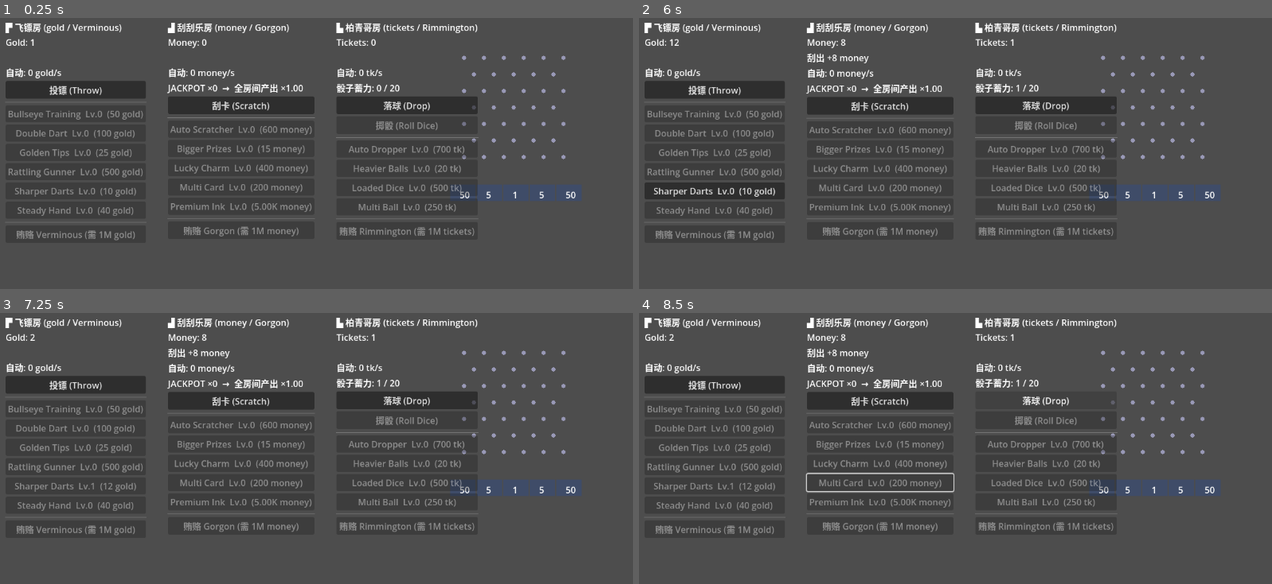
Above: before the commit, frames 1-4 (two rows, left to right).
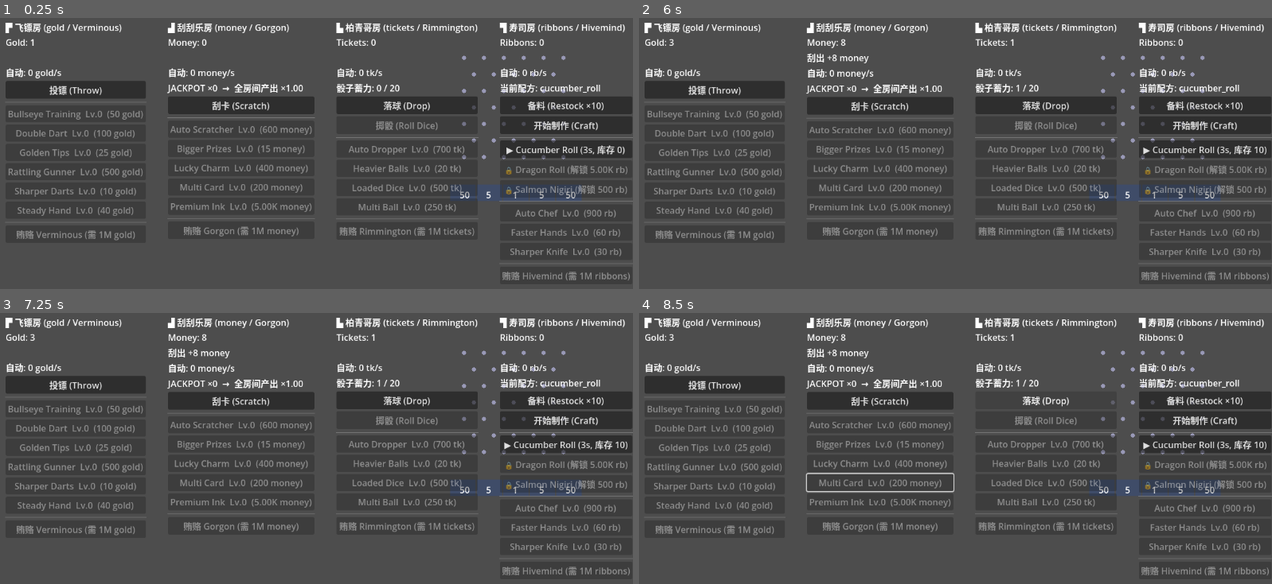
Above: after the commit, the same moments.

Repository: bearluo/godot-core-kit
Game: Godot game, scene res://examples/fortune-mill/scenes/world.tscn
Two runs of this game, one before a commit and one after it. Both use one fixed random seed, a clock stepped at 60 frames per second and the inputs below.
Inputs (mouse positions are in pixels of both pictures, inside the frame that each line leads up to):
- Up to frame 1 (0.25 s): no input
- Up to frame 2 (6 s): click "投镖 (Throw)" (after the commit: "开始制作 (Craft)") at 0.5 s; click "投镖 (Throw)" (after the commit: "开始制作 (Craft)") at 1.25 s; click "投镖 (Throw)" at 2 s; click "刮卡 (Scratch)" at 2.75 s; click "落球 (Drop)" at 3.5 s; click "投镖 (Throw)" (after the commit: "备料 (Restock ×10)") at 4.25 s; click "投镖 (Throw)" (after the commit: "▶ Cucumber Roll (3s, 库存 10)") at 5 s; tap Enter (ui_accept) at 5.75 s; move the mouse to (1094, 172) at 5.77 s; hold Up from 5.78 s (still down); tap Space at 5.85 s; click (1094, 172) at 5.92 s
- Up to frame 3 (7.25 s): tap Enter (ui_accept) at 6.02 s; release Up at 6.5 s; click (75, 486) at 6.5 s, where only the run before the commit has a clickable "Sharper Darts Lv.0 (10 gold)"
- Up to frame 4 (8.5 s): tap Enter (ui_accept) at 7.25, 8 s; drag from (828, 502) to (1101, 489) at 7.27 s; move the mouse to (1018, 407) at 8.02 s; hold Up from 8.03 s (still down); tap F at 8.1 s

The runs differ from the first frame. In frame 1, 5.7% of the frame differs, in the area x 78-100%, y 1-97%; in frame 2, 5.9%, in the area x 2-100%, y 1-97%; in frame 3, 5.7%; in frame 4, 5.7%.

Commit message:
feat(fortune-mill): FortuneMill 装配寿司房 + world 四列 UI + FORTUNE_SMOKE 扩 P3 达成 4 房可通关
- FortuneMill:加 ribbons Currency + sushi 房(共享 modifiers → 解锁配方即注册跨房开关);
  _ready 加载 sushi_recipe/sushi_upgrade 目录;tick 调 sushi.update(手动 craft 计时)+ sushi.produce
  (自动厨师);命令 select/unlock_sushi_recipe、restock_sushi(_all)、start_craft、buy_sushi_upgrade、
  bribe_hivemind;settle_offline 四房(offline_report 加 sushi);存档加 ribbons+sushi。
  bus 加 fortune:ribbons_changed / recipe_unlocked。
- world:第 4 列寿司 UI(配方选中/解锁、备料、开始制作、制作进度、升级、贿赂 Hivemind);
  订阅 ribbons_changed/recipe_unlocked;_refresh 刷寿司列;离线横幅加寿司行。
- FORTUNE_SMOKE 扩 P3-寿司闭环:制作 dogfood(补货→开工→tick 完成→食材扣减)+ 解锁 dragon
  规则开关跨房(飞镖率精确 ×2)+ 自动厨师爬 1M 贿赂 Hivemind + 四房离线。
  PASS craft=true switch_boost=2.00x hivemind=true ribbons=1.04M;run_all 29 测 FAILS=0。
- docs/README:补齐寿司房 + 三类协同对照(JACKPOT/DICE 走 global_mul,SUSHI 走别房专属 target 规则开关)。

达成 spec §9 P3「4 房可通关」。全部留 example/fortune-mill 分支,不并 main。

Co-Authored-By: Claude Opus 4.8 (1M context) <noreply@anthropic.com>

Diff:
--- a/examples/fortune-mill/scenes/world.gd
+++ b/examples/fortune-mill/scenes/world.gd
@@ -29,6 +29,14 @@
 var _pachinko_upgrade_buttons: Dictionary = {}
 var _rimmington_button: Button
 var _pachinko_board: Node2D
+# 寿司房
+var _ribbons_label: Label
+var _sushi_rate_label: Label
+var _sushi_status: Label
+var _craft_label: Label
+var _sushi_recipe_buttons: Dictionary = {}
+var _sushi_upgrade_buttons: Dictionary = {}
+var _hivemind_button: Button
 
 
 func _ready() -> void:
@@ -39,9 +47,11 @@
 	CoreKit.bus.subscribe("fortune:currency_changed", _on_dirty)
 	CoreKit.bus.subscribe("fortune:money_changed", _on_dirty)
 	CoreKit.bus.subscribe("fortune:tickets_changed", _on_dirty)
+	CoreKit.bus.subscribe("fortune:ribbons_changed", _on_dirty)
 	CoreKit.bus.subscribe("fortune:upgrade_purchased", _on_dirty)
 	CoreKit.bus.subscribe("fortune:jackpot_hit", _on_jackpot)
 	CoreKit.bus.subscribe("fortune:dice_rolled", _on_dirty)
+	CoreKit.bus.subscribe("fortune:recipe_unlocked", _on_dirty)
 	CoreKit.bus.subscribe("fortune:room_cleared", _on_cleared)
 	_refresh()
 	_maybe_show_offline()
@@ -56,9 +66,11 @@
 	fm.currency.set_amount(1.0)
 	fm.money.set_amount(0.0)
 	fm.tickets.set_amount(0.0)
+	fm.ribbons.set_amount(0.0)
 	fm.darts.from_dict({})
 	fm.lotto.from_dict({})
 	fm.pachinko.from_dict({})
+	fm.sushi.from_dict({})
 	CoreKit.saves.delete_slot(fm.SAVE_SLOT)
 
 	# --- P0:飞镖房手动爬到 1M 贿赂 Verminous ---
@@ -122,16 +134,45 @@
 	var rep3: Dictionary = fm.settle_offline(t3 - 3600.0, t3)
 	var off3_ok: bool = float((rep3.get("pachinko", {}) as Dictionary).get("earned", 0.0)) > 0.0
 
+	# --- P3:寿司制作(dogfood KitInventory)+ 解锁式开关跨房 + Hivemind 过关 ---
+	fm.restock_sushi(&"rice", 20)
+	fm.select_sushi_recipe(&"cucumber_roll")
+	var rib_before_craft: float = fm.ribbons.get_amount()
+	var rice_before: int = fm.sushi.ingredient_count(&"rice")
+	var craft_started: bool = fm.start_craft()
+	fm.tick(10.0)   # 推进 ≥ craft_time,tick 内 sushi.update 完成一份寿司
+	var craft_ok: bool = craft_started and fm.ribbons.get_amount() > rib_before_craft and fm.sushi.ingredient_count(&"rice") < rice_before
+	# 解锁式开关协同:解锁 dragon_roll → 飞镖投速 ×2(飞镖此时已有自动投,throws_per_sec>0)
+	var darts_pre_switch: float = fm.darts.auto_gold_rate()
+	fm.ribbons.add(6000.0)
+	var recipe_unlocked: bool = fm.unlock_sushi_recipe(&"dragon_roll")
+	var darts_post_switch: float = fm.darts.auto_gold_rate()
+	var switch_cross_ok: bool = recipe_unlocked and darts_pre_switch > 0.0 and absf(darts_post_switch - darts_pre_switch * 2.0) < 0.01
+	# 自动厨师爬到 1M ribbons 贿赂 Hivemind
+	fm.select_sushi_recipe(&"dragon_roll")
+	fm.ribbons.add(2000.0)
+	fm.buy_sushi_upgrade(&"auto_chef")
+	var sskip := 0
+	while not fm.can_bribe_hivemind() and sskip < 200000:
+		fm.tick(3600.0)
+		sskip += 1
+	var hivemind_ok: bool = fm.can_bribe_hivemind() and fm.bribe_hivemind() and fm.sushi.is_cleared()
+	var t4: float = Time.get_unix_time_from_system()
+	var rep4: Dictionary = fm.settle_offline(t4 - 3600.0, t4)
+	var off4_ok: bool = float((rep4.get("sushi", {}) as Dictionary).get("earned", 0.0)) > 0.0
+
+	var switch_boost := (darts_post_switch / darts_pre_switch) if darts_pre_switch > 0.0 else 0.0
 	var dice_boost := (darts_post_dice / darts_pre_dice) if darts_pre_dice > 0.0 else 0.0
 	var boost := (darts_rate_post / darts_rate_pre) if darts_rate_pre > 0.0 else 0.0
 	CoreKit.saves.delete_slot(fm.SAVE_SLOT)
 	var p012 := ok and auto_ok and offline_ok and crossroom_ok and gorgon_ok
 	var p3 := pach_drop_ok and dice_cross_ok and rimmington_ok and off3_ok
-	if p012 and p3:
-		print("[Fortune][SMOKE] PASS steps=%d jackpots=%d darts_boost=%.2fx gorgon=%s dice=%s dice_boost=%.2fx rimmington=%s tickets=%s" % [steps, jackpots, boost, fm.lotto.is_cleared(), dice_rolled, dice_boost, fm.pachinko.is_cleared(), Currency.format(fm.tickets.get_amount())])
+	var p3s := craft_ok and switch_cross_ok and hivemind_ok and off4_ok
+	if p012 and p3 and p3s:
+		print("[Fortune][SMOKE] PASS steps=%d jackpots=%d darts_boost=%.2fx gorgon=%s dice=%s dice_boost=%.2fx rimmington=%s craft=%s switch_boost=%.2fx hivemind=%s ribbons=%s" % [steps, jackpots, boost, fm.lotto.is_cleared(), dice_rolled, dice_boost, fm.pachinko.is_cleared(), craft_ok, switch_boost, fm.sushi.is_cleared(), Currency.format(fm.ribbons.get_amount())])
 		get_tree().quit(0)
 	else:
-		print("[Fortune][SMOKE] FAIL p0=%s auto=%s offline=%s cross=%s gorgon=%s | drop=%s dice_cross=%s(%.2f→%.2f) rimmington=%s off3=%s" % [ok, auto_ok, offline_ok, crossroom_ok, gorgon_ok, pach_drop_ok, dice_cross_ok, darts_pre_dice, darts_post_dice, rimmington_ok, off3_ok])
+		print("[Fortune][SMOKE] FAIL p0=%s auto=%s offline=%s cross=%s gorgon=%s | drop=%s dice_cross=%s rimmington=%s off3=%s | craft=%s switch=%s(%.2f→%.2f) hivemind=%s off4=%s" % [ok, auto_ok, offline_ok, crossroom_ok, gorgon_ok, pach_drop_ok, dice_cross_ok, rimmington_ok, off3_ok, craft_ok, switch_cross_ok, darts_pre_switch, darts_post_switch, hivemind_ok, off4_ok])
 		get_tree().quit(1)
 
 
@@ -222,6 +263,38 @@
 	_rimmington_button.pressed.connect(func() -> void: FortuneMill.bribe_rimmington())
 	pcol.add_child(_rimmington_button)
 
+	# 寿司房列
+	var scol := VBoxContainer.new()
+	cols.add_child(scol)
+	_add_title(scol, "▜ 寿司房 (ribbons / Hivemind)")
+	_ribbons_label = Label.new(); scol.add_child(_ribbons_label)
+	_sushi_status = Label.new(); scol.add_child(_sushi_status)
+	_sushi_rate_label = Label.new(); scol.add_child(_sushi_rate_label)
+	_craft_label = Label.new(); scol.add_child(_craft_label)
+	var restock_btn := Button.new(); restock_btn.text = "备料 (Restock ×10)"
+	restock_btn.pressed.connect(func() -> void: FortuneMill.restock_sushi_all(10))
+	scol.add_child(restock_btn)
+	var craft_btn := Button.new(); craft_btn.text = "开始制作 (Craft)"
+	craft_btn.pressed.connect(func() -> void: FortuneMill.start_craft())
+	scol.add_child(craft_btn)
+	scol.add_child(HSeparator.new())
+	# 配方(选中已解锁 / 花 ribbons 解锁)
+	for id in FortuneMill.registry.ids(&"sushi_recipe", true):
+		var btn := Button.new()
+		btn.pressed.connect(func() -> void: _on_recipe_pressed(id))
+		scol.add_child(btn)
+		_sushi_recipe_buttons[id] = btn
+	scol.add_child(HSeparator.new())
+	for id in FortuneMill.registry.ids(&"sushi_upgrade", true):
+		var btn := Button.new()
+		btn.pressed.connect(func() -> void: FortuneMill.buy_sushi_upgrade(id))
+		scol.add_child(btn)
+		_sushi_upgrade_buttons[id] = btn
+	scol.add_child(HSeparator.new())
+	_hivemind_button = Button.new(); _hivemind_button.text = "贿赂 Hivemind (需 1M ribbons)"
+	_hivemind_button.pressed.connect(func() -> void: FortuneMill.bribe_hivemind())
+	scol.add_child(_hivemind_button)
+
 	# 柏青哥物理板(真 RigidBody2D 落球;juice)
 	_pachinko_board = PachinkoBoard.new()
 	add_child(_pachinko_board)
@@ -251,6 +324,15 @@
 		_pachinko_board.drop(balls)
 	else:
 		FortuneMill.drop_ball()
+
+
+## 配方按钮:已解锁 → 选中它;未解锁 → 花 ribbons 解锁(解锁高级配方触发跨房规则开关)。
+func _on_recipe_pressed(id: StringName) -> void:
+	if FortuneMill.sushi.is_unlocked(id):
+		FortuneMill.select_sushi_recipe(id)
+	else:
+		FortuneMill.unlock_sushi_recipe(id)
+	_refresh()
 
 
 func _on_dirty(_payload) -> void:
@@ -269,6 +351,9 @@
 		"pachinko":
 			if _pachinko_status != null:
 				_pachinko_status.text = "★ 已贿赂 Rimmington,柏青哥房通关! ★"
+		"sushi":
+			if _sushi_status != null:
+				_sushi_status.text = "★ 已贿赂 Hivemind,寿司房通关! ★"
 		_:
 			if _status_label != null:
 				_status_label.text = "★ 已贿赂 Verminous,飞镖房通关! ★"
@@ -319,6 +404,33 @@
 		pbtn.text = "%s  Lv.%d  (%s tk)" % [pdef.title, plvl, Currency.format(pcost)]
 		pbtn.disabled = not FortuneMill.tickets.can_afford(pcost)
 	_rimmington_button.disabled = not FortuneMill.can_bribe_rimmington()
+	# 寿司房
+	_ribbons_label.text = "Ribbons: %s" % Currency.format(FortuneMill.ribbons.get_amount())
+	_sushi_rate_label.text = "自动: %s rb/s" % Currency.format(FortuneMill.sushi.auto_ribbon_rate())
+	if FortuneMill.sushi.is_crafting():
+		var tgt := FortuneMill.sushi.craft_target()
+		var prog := FortuneMill.sushi.craft_progress()
+		_craft_label.text = "制作中 %s: %.0f%%" % [FortuneMill.sushi.active_recipe(), 100.0 * prog / maxf(0.001, tgt)]
+	else:
+		_craft_label.text = "当前配方: %s" % FortuneMill.sushi.active_recipe()
+	for id in _sushi_recipe_buttons:
+		var rdef = FortuneMill.registry.get_def(&"sushi_recipe", id)
+		var rbtn: Button = _sushi_recipe_buttons[id]
+		if FortuneMill.sushi.is_unlocked(id):
+			var sel := "▶ " if FortuneMill.sushi.active_recipe() == id else ""
+			rbtn.text = "%s%s (%.0fs, 库存 %d)" % [sel, rdef.title, rdef.craft_time, FortuneMill.sushi.ingredient_count(rdef.ingredient)]
+			rbtn.disabled = false
+		else:
+			rbtn.text = "🔒 %s (解锁 %s rb)" % [rdef.title, Currency.format(FortuneMill.sushi.unlock_cost(id))]
+			rbtn.disabled = not FortuneMill.sushi.can_unlock(id)
+	for id in _sushi_upgrade_buttons:
+		var sdef = FortuneMill.registry.get_def(&"sushi_upgrade", id)
+		var slvl := FortuneMill.sushi.level_of(id)
+		var scost := FortuneMill.sushi.cost_of(id)
+		var sbtn: Button = _sushi_upgrade_buttons[id]
+		sbtn.text = "%s  Lv.%d  (%s rb)" % [sdef.title, slvl, Currency.format(scost)]
+		sbtn.disabled = not FortuneMill.ribbons.can_afford(scost)
+	_hivemind_button.disabled = not FortuneMill.can_bribe_hivemind()
 
 
 ## 从模型拉取最近离线结算(per-room),任一房 earned>0 才显示回归横幅。
@@ -332,12 +444,15 @@
 	var g := float((rep.get("darts", {}) as Dictionary).get("earned", 0.0))
 	var m := float((rep.get("lotto", {}) as Dictionary).get("earned", 0.0))
 	var tk := float((rep.get("pachinko", {}) as Dictionary).get("earned", 0.0))
+	var rb := float((rep.get("sushi", {}) as Dictionary).get("earned", 0.0))
 	if g > 0.0:
 		parts.append("飞镖 %s gold" % Currency.format(g))
 	if m > 0.0:
 		parts.append("刮刮乐 %s money" % Currency.format(m))
 	if tk > 0.0:
 		parts.append("柏青哥 %s tk" % Currency.format(tk))
+	if rb > 0.0:
+		parts.append("寿司 %s rb" % Currency.format(rb))
 	if parts.is_empty():
 		return
 	var mins := int(float((rep.get("darts", {}) as Dictionary).get("elapsed", 0.0)) / 60.0)
--- a/examples/fortune-mill/systems/fortune_state.gd
+++ b/examples/fortune-mill/systems/fortune_state.gd
@@ -7,6 +7,8 @@
 const UPGRADES_DIR := "res://examples/fortune-mill/data/dart_upgrades"
 const LOTTO_DIR := "res://examples/fortune-mill/data/lotto_cards"
 const PACHINKO_DIR := "res://examples/fortune-mill/data/pachinko_balls"
+const SUSHI_RECIPES_DIR := "res://examples/fortune-mill/data/sushi_recipes"
+const SUSHI_UPGRADES_DIR := "res://examples/fortune-mill/data/sushi_upgrades"
 const OFFLINE_CAP_SECONDS := 28800.0   # 封顶 8 小时(spec §5.7)
 const TICK_EVERY_N := 15               # ~4Hz @60fps 的自动产出结算
 const AUTOSAVE_EVERY_N := 300          # ~5s @60fps 的周期自动存
@@ -14,11 +16,13 @@
 var currency: Currency    # gold(飞镖房)
 var money: Currency       # money(刮刮乐房);5 货币互相独立不可兑换
 var tickets: Currency     # tickets(柏青哥房)
+var ribbons: Currency     # ribbons(寿司房)
 var modifiers: KitModifiers   # 全房间共享:跨房协同的唯一求值点(global_mul 等)
 var registry: KitDataRegistry
 var darts: DartsRoom
 var lotto: LottoRoom
 var pachinko: PachinkoRoom
+var sushi: SushiRoom
 
 ## 最近一次离线结算数据包(空=无);UI 首帧拉取展示回归横幅。
 var offline_report: Dictionary = {}
@@ -32,20 +36,24 @@
 	currency = Currency.new(1.0)          # 开局 $1 gold(spec §5.1)
 	money = Currency.new(0.0)             # 刮刮乐房从 0 money 起步(免费刮卡)
 	tickets = Currency.new(0.0)           # 柏青哥房从 0 tickets 起步(免费落球)
+	ribbons = Currency.new(0.0)           # 寿司房从 0 ribbons 起步(基础配方免费制作)
 	modifiers = KitModifiers.new()
 	registry = KitDataRegistry.new()
 	var n := registry.load_dir(&"dart_upgrade", UPGRADES_DIR)
 	var nl := registry.load_dir(&"lotto_upgrade", LOTTO_DIR)
 	var np := registry.load_dir(&"pachinko_upgrade", PACHINKO_DIR)
+	var nr := registry.load_dir(&"sushi_recipe", SUSHI_RECIPES_DIR)
+	var ns := registry.load_dir(&"sushi_upgrade", SUSHI_UPGRADES_DIR)
 	darts = DartsRoom.new(currency, modifiers, registry)
 	lotto = LottoRoom.new(money, modifiers, registry)       # 共享 modifiers → 跨房协同
 	pachinko = PachinkoRoom.new(tickets, modifiers, registry)
+	sushi = SushiRoom.new(ribbons, modifiers, registry)     # 解锁高级配方 → 往别房注册永久开关
 	if CoreKit.saves.has_slot(SAVE_SLOT):
 		load_game()                       # 内部做离线结算
 	_last_tick_ms = Time.get_ticks_msec()
 	_tick_handle = CoreKit.ticker.every_n(_on_tick, TICK_EVERY_N)
 	_autosave_handle = CoreKit.ticker.every_n(save_game, AUTOSAVE_EVERY_N)
-	CoreKit.log.info("[Fortune] ready: %d dart + %d lotto + %d pachinko upgrades" % [n, nl, np])
+	CoreKit.log.info("[Fortune] ready: %d dart + %d lotto + %d pachinko + %d recipe + %d sushi upgrades" % [n, nl, np, nr, ns])
 
 
 ## --- ticker 驱动的自动产出(降频 tick,真实 dt 自算) ---
@@ -69,6 +77,10 @@
 	var t := pachinko.produce(dt)
 	if t > 0.0:
 		CoreKit.bus.publish("fortune:tickets_changed", tickets.get_amount())
+	var sc := sushi.update(dt)   # 手动制作计时完成产出(进行中的 craft)
+	var sp := sushi.produce(dt)  # 自动厨师连续产出
+	if sc > 0.0 or sp > 0.0:
+		CoreKit.bus.publish("fortune:ribbons_changed", ribbons.get_amount())
 
 
 ## --- 命令(表现层唯一入口) ---
@@ -180,6 +192,56 @@
 	return pachinko.can_bribe()
 
 
+## --- 寿司房命令 ---
+
+func select_sushi_recipe(id: StringName) -> bool:
+	return sushi.select_recipe(id)
+
+
+## 解锁配方(带 switch 的高级配方 → 注册跨房永久开关,改别房规则)。
+func unlock_sushi_recipe(id: StringName) -> bool:
+	if sushi.unlock_recipe(id):
+		CoreKit.bus.publish("fortune:recipe_unlocked", String(id))
+		CoreKit.bus.publish("fortune:ribbons_changed", ribbons.get_amount())
+		# 规则开关可能改别房产率(如飞镖投速),刷全 HUD
+		CoreKit.bus.publish("fortune:currency_changed", currency.get_amount())
+		return true
+	return false
+
+
+func restock_sushi(id: StringName, amount: int) -> int:
+	return sushi.restock(id, amount)
+
+
+func restock_sushi_all(amount: int) -> void:
+	sushi.restock_all(amount)
+
+
+## 开始制作选中配方(消耗食材,起制作时长计时;完成由 tick 内 sushi.update 结算)。
+func start_craft() -> bool:
+	return sushi.start_craft()
+
+
+func buy_sushi_upgrade(id: StringName) -> bool:
+	if sushi.buy_upgrade(id):
+		CoreKit.bus.publish("fortune:upgrade_purchased", String(id))
+		CoreKit.bus.publish("fortune:ribbons_changed", ribbons.get_amount())
+		return true
+	return false
+
+
+func bribe_hivemind() -> bool:
+	if sushi.bribe():
+		CoreKit.bus.publish("fortune:room_cleared", "sushi")
+		save_game()
+		return true
+	return false
+
+
+func can_bribe_hivemind() -> bool:
+	return sushi.can_bribe()
+
+
 ## --- 离线结算(load 时按墙钟差补各房收益;可注入 now 供 smoke 确定性验证) ---
 ## 5 货币独立 → 每房各用自身产率单独结算。返回 per-room 数据包。
 
@@ -187,7 +249,8 @@
 	var rep_g := KitOffline.settle(last_seen, now, darts.auto_gold_rate(), OFFLINE_CAP_SECONDS)
 	var rep_m := KitOffline.settle(last_seen, now, lotto.auto_money_rate(), OFFLINE_CAP_SECONDS)
 	var rep_t := KitOffline.settle(last_seen, now, pachinko.auto_ticket_rate(), OFFLINE_CAP_SECONDS)
-	offline_report = {"darts": rep_g, "lotto": rep_m, "pachinko": rep_t}
+	var rep_r := KitOffline.settle(last_seen, now, sushi.auto_ribbon_rate(), OFFLINE_CAP_SECONDS)
+	offline_report = {"darts": rep_g, "lotto": rep_m, "pachinko": rep_t, "sushi": rep_r}
 	if rep_g.earned > 0.0:
 		currency.add(rep_g.earned)
 		CoreKit.bus.publish("fortune:currency_changed", currency.get_amount())
@@ -197,7 +260,10 @@
 	if rep_t.earned > 0.0:
 		tickets.add(rep_t.earned)
 		CoreKit.bus.publish("fortune:tickets_changed", tickets.get_amount())
-	if rep_g.earned > 0.0 or rep_m.earned > 0.0 or rep_t.earned > 0.0:
+	if rep_r.earned > 0.0:
+		ribbons.add(rep_r.earned)
+		CoreKit.bus.publish("fortune:ribbons_changed", ribbons.get_amount())
+	if rep_g.earned > 0.0 or rep_m.earned > 0.0 or rep_t.earned > 0.0 or rep_r.earned > 0.0:
 		CoreKit.bus.publish("fortune:offline_settled", offline_report)
 	return offline_report
 
@@ -209,9 +275,11 @@
 		"currency": currency.get_amount(),
 		"money": money.get_amount(),
 		"tickets": tickets.get_amount(),
+		"ribbons": ribbons.get_amount(),
 		"darts": darts.to_dict(),
 		"lotto": lotto.to_dict(),
 		"pachinko": pachinko.to_dict(),
+		"sushi": sushi.to_dict(),
 		"last_seen": Time.get_unix_time_from_system(),
 	}
 
@@ -220,9 +288,11 @@
 	currency.set_amount(float(d.get("currency", 1.0)))
 	money.set_amount(float(d.get("money", 0.0)))
 	tickets.set_amount(float(d.get("tickets", 0.0)))
+	ribbons.set_amount(float(d.get("ribbons", 0.0)))
 	darts.from_dict(d.get("darts", {}))
 	lotto.from_dict(d.get("lotto", {}))
 	pachinko.from_dict(d.get("pachinko", {}))
+	sushi.from_dict(d.get("sushi", {}))
 
 
 func save_game() -> void:
Not shown, changed: examples/fortune-mill/docs/README.md
